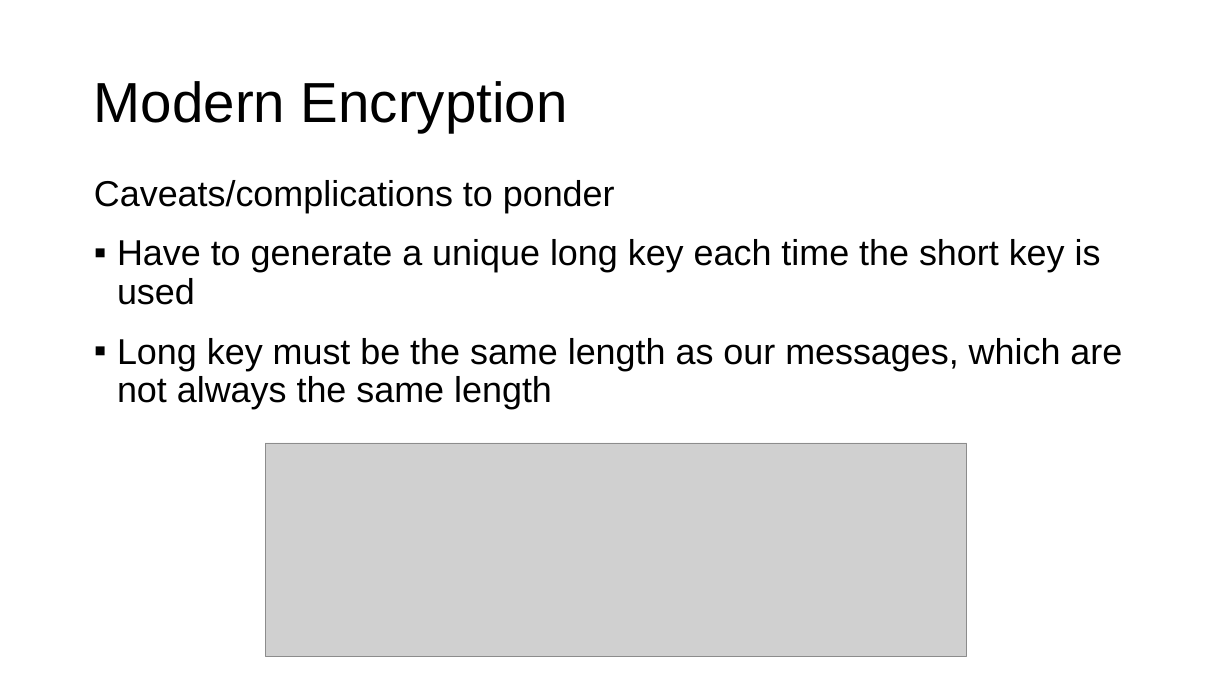
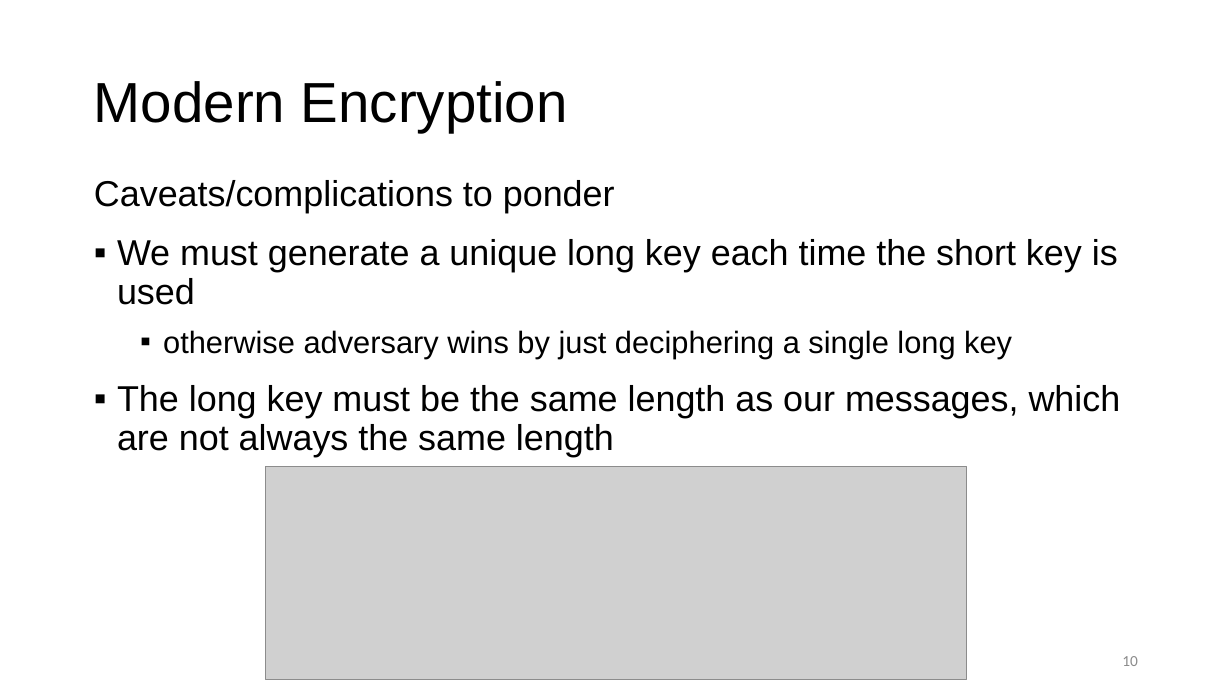
Before and after one commit to sarttiso/digital-security, a slide deck: slide 10 of digital_security_strikeU.pptx (slide 9 before the commit). Drawn at 1232x693 pixels with LibreOffice and Linux fonts; fonts in the diff are those of the drawing; grey boxes stand for pictures. Boxes give left, top, right and bottom in pixels: in the first picture for what was removed or moved away, otherwise in the second. Text is boxed around its words. In the diff, an @@ line names an element or a change of style, - is before the commit and + after.

```diff
--- a/digital_security_strikeU.pptx
+++ b/digital_security_strikeU.pptx
@@ text at box(117, 239, 1121, 457): text changed @@
-▪ Have to generate a unique long key each time the short key is used
-▪ Long key must be the same length as our messages, which are not always the same length
+▪ We must generate a unique long key each time the short key is used
+  ▪ otherwise adversary wins by just deciphering a single long key
+▪ The long key must be the same length as our messages, which are not always the same length
@@ picture: place and size @@
-picture at box(265, 443, 967, 656)
+picture at box(265, 467, 967, 680)
@@ page number added at box(1122, 656, 1138, 666), 12 pt, text #8C8C8C @@
+10
```
Also in this commit, not shown: 17 other slides changed, 11 slides added, 1 slide removed, 8 other files.
